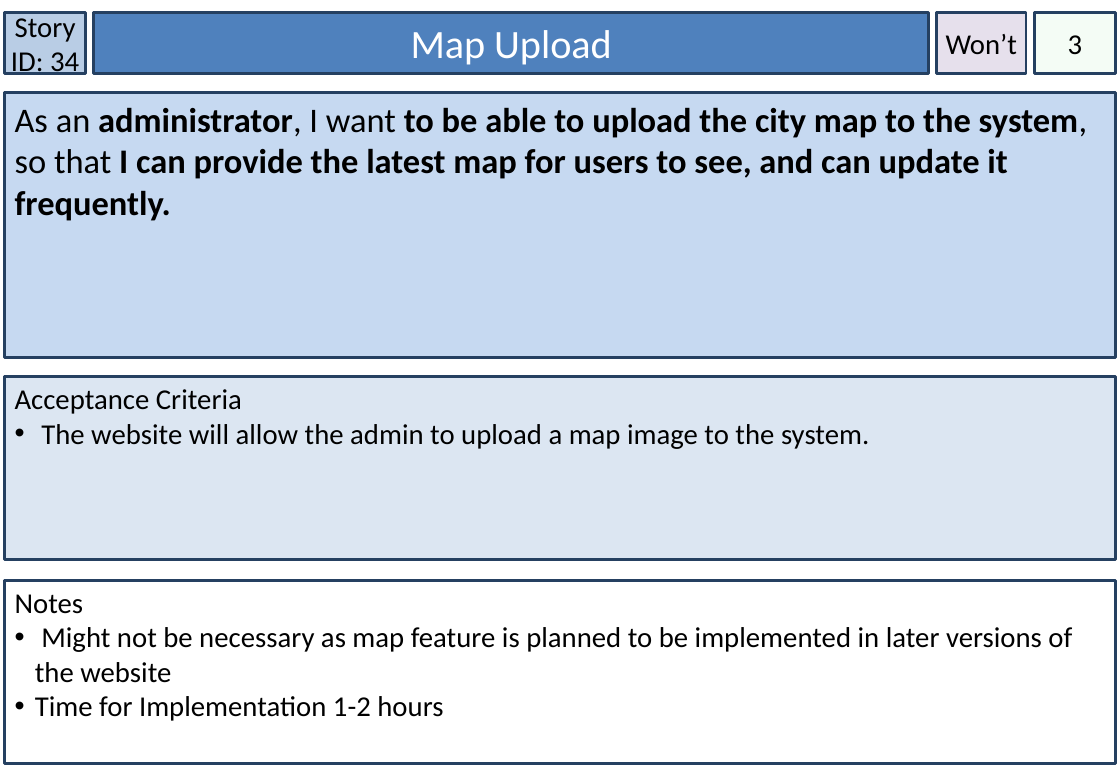
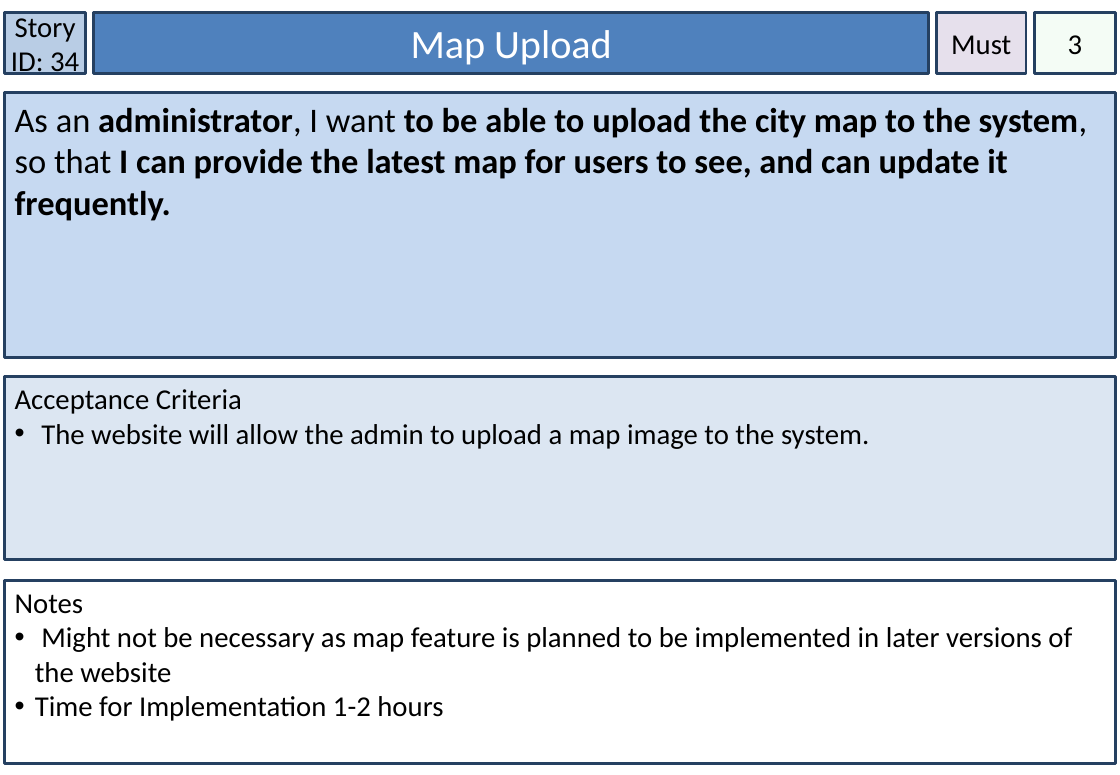
Before and after one commit to amckellar28/I-am-the-Scrub-Master, a slide deck: slide 35 of User_Stories_Reviewed.pptx. Drawn at 1120x775 pixels with LibreOffice and Linux fonts; fonts in the diff are those of the drawing. Boxes give left, top, right and bottom in pixels: in the first picture for what was removed or moved away, otherwise in the second. Text is boxed around its words. In the diff, an @@ line names an element or a change of style, - is before the commit and + after.

```diff
--- a/User_Stories_Reviewed.pptx
+++ b/User_Stories_Reviewed.pptx
@@ text in rectangle at (951, 35, 1011, 55): text changed @@
-Won’t
+Must
```
Also in this commit, not shown: 12 other slides changed, 3 other files.
